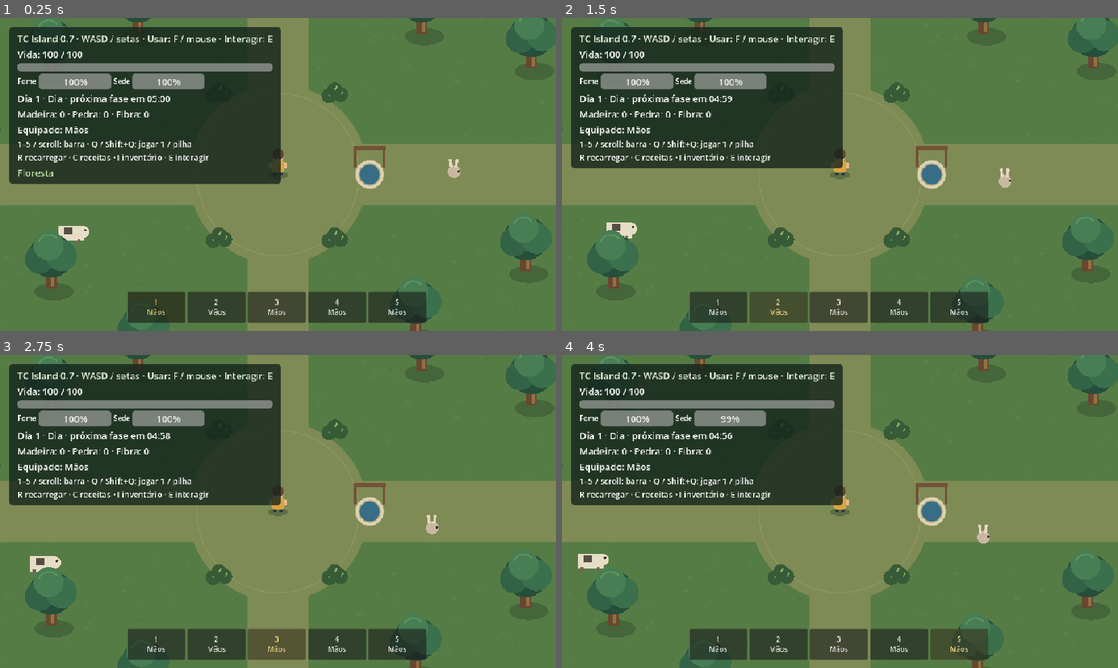
Above: before the commit, frames 1-4 (two rows, left to right).
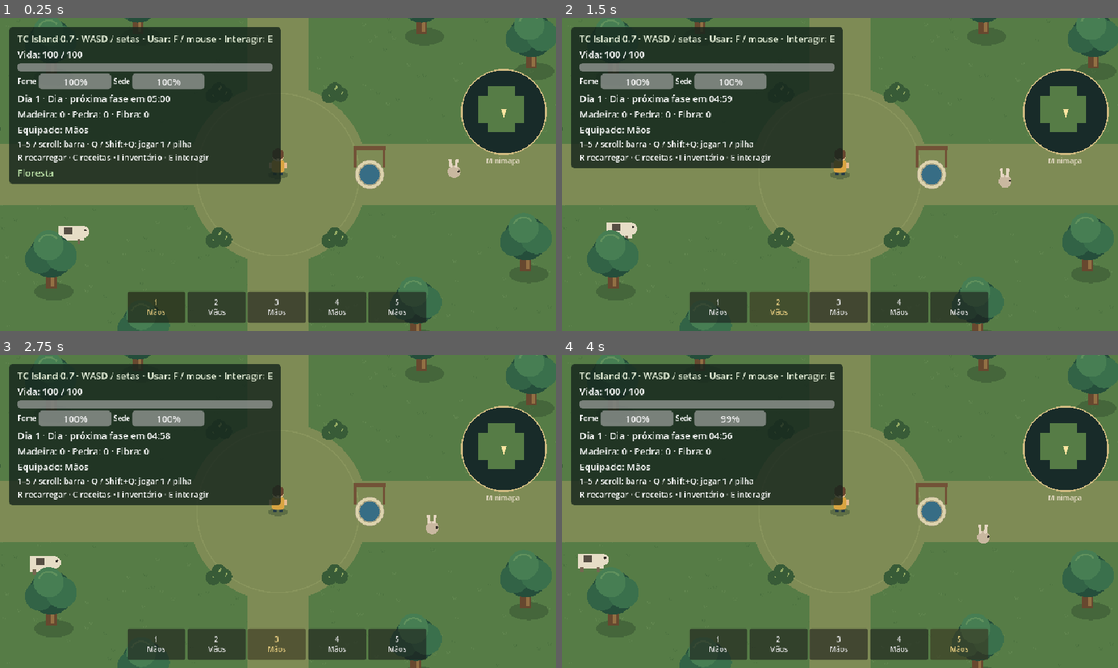
Above: after the commit, the same moments.

Repository: GustavoTc-Web/Tece-Island
Game: Godot game, scene res://scenes/world.tscn
The game is run twice, just before and just after one commit, with the same random seed, the same clock (stepped at 60 frames per second) and the same inputs. This scene is started directly instead of the project's main scene.
Inputs:
- Up to frame 1 (0.25 s): no input
- Up to frame 2 (1.5 s): click "1 Mãos" at 0.5 s; click "2 Mãos" at 1.25 s
- Up to frame 3 (2.75 s): click "3 Mãos" at 2 s
- Up to frame 4 (4 s): click "4 Mãos" at 2.75 s; click "5 Mãos" at 3.5 s

The runs differ from the first frame. In frame 1, 2.4% of the frame differs, in the area x 82-99%, y 16-48%; in frame 2, 2.4%; in frame 3, 2.4%; in frame 4, 2.4%.

Commit message:
feat: expandir mundo preservar coordenadas e adicionar minimapa

Diff:
--- a/scripts/animal_spawner.gd
+++ b/scripts/animal_spawner.gd
@@ -7,6 +7,7 @@
 @export var bird_attempt_interval := 60.0
 var bird_clock := 60.0
 var bird_attempts := 0
+var visited_regions := {}
 var player: CharacterBody2D
 var container: Node2D
 var clock := 120.0
@@ -93,9 +94,15 @@
 	var query := PhysicsShapeQueryParameters2D.new()
 	query.shape = shape
 	query.collision_mask = 7
-	for i in range(POINTS.size()):
-		var point: Vector2 = POINTS[next_point]
-		next_point = (next_point + 1) % POINTS.size()
+	var candidates: Array = POINTS.duplicate()
+	var region := WorldTerrain.region_at(player.global_position)
+	if region.get("id", "") in visited_regions and region.id not in ["forest", "fields", "swamp"]:
+		candidates = []
+		for i in range(8): candidates.append(player.global_position + Vector2.from_angle(i * TAU / 8) * 380)
+	for i in range(candidates.size()):
+		var point: Vector2 = candidates[next_point % candidates.size()]
+		next_point += 1
+		if not WorldTerrain.solid_ground(point) or WorldTerrain.region_at(point).get("kind", "") not in ["Floresta", "Campos", "Pântano"]: continue
 		if avoid_player and point.distance_to(player.global_position) < 250: continue
 		query.transform = Transform2D(0, point)
 		if not player.get_world_2d().direct_space_state.intersect_shape(query).is_empty(): continue
@@ -103,6 +110,18 @@
 		animal.kind = kind
 		animal.position = point
 		animal.player = player
+		animal.habitat = WorldTerrain.region_at(point).rect.grow(-24)
 		container.add_child(animal)
 		return animal
 	return null
+
+func ensure_local_animals() -> void:
+	var region := WorldTerrain.region_at(player.global_position)
+	if region.is_empty() or visited_regions.has(region.id): return
+	visited_regions[region.id] = true
+	if region.kind == "Aquático":
+		for kind in ["lambari", "tilapia"]:
+			for i in range(2): spawn_fish(kind, region)
+	elif region.kind in ["Floresta", "Campos", "Pântano"] and region not in WorldTerrain.ORIGINAL:
+		spawn("coelho")
+		spawn("vaca")
--- a/scripts/enemy_spawner.gd
+++ b/scripts/enemy_spawner.gd
@@ -48,9 +48,14 @@
 	var query := PhysicsShapeQueryParameters2D.new()
 	query.shape = shape
 	query.collision_mask = 7
-	for i in range(SPAWN_POINTS.size()):
-		var point: Vector2 = SPAWN_POINTS[next_point]
-		next_point = (next_point + 1) % SPAWN_POINTS.size()
+	var points: Array = SPAWN_POINTS.duplicate()
+	if player.terrain_enabled:
+		points = []
+		for i in range(12): points.append(player.global_position + Vector2.from_angle(i * TAU / 12) * 420)
+	for i in range(points.size()):
+		var point: Vector2 = points[next_point % points.size()]
+		next_point += 1
+		if player.terrain_enabled and not WorldTerrain.solid_ground(point, Vector2(36, 36)): continue
 		if point.distance_to(safe_center) < safe_radius + 40.0 or point.distance_to(player.global_position) < minimum_player_distance:
 			continue
 		query.transform = Transform2D(0.0, point)
--- /dev/null
+++ b/scripts/minimap.gd
@@ -0,0 +1,50 @@
+class_name IslandMinimap
+extends Control
+var player: CharacterBody2D
+var explored := {}
+var clock := 0.0
+const CENTER := Vector2(74, 74)
+const CELL := 128.0
+
+func _ready() -> void:
+	mouse_filter = Control.MOUSE_FILTER_IGNORE
+	set_anchors_and_offsets_preset(Control.PRESET_TOP_RIGHT)
+	offset_left = -164
+	offset_right = -16
+	offset_top = 88
+	offset_bottom = 236
+	custom_minimum_size = Vector2(148, 148)
+
+func reveal() -> void:
+	var origin := player.global_position.snapped(Vector2(CELL, CELL))
+	for x in range(-3, 4):
+		for y in range(-3, 4):
+			var point := origin + Vector2(x, y) * CELL
+			if point.distance_to(player.global_position) <= 350 and WorldTerrain.contains(point):
+				explored[SaveStore.key(point)] = true
+
+func _process(delta: float) -> void:
+	clock += delta
+	if clock < 0.2 or not is_instance_valid(player): return
+	clock = 0
+	reveal()
+	queue_redraw()
+
+func _draw() -> void:
+	if not is_instance_valid(player): return
+	draw_circle(CENTER, 73, Color("182b29"))
+	for x in range(-8, 9):
+		for y in range(-8, 9):
+			var offset := Vector2(x, y) * 8
+			if offset.length() > 66: continue
+			var point := player.global_position + offset * 8
+			if not explored.has(SaveStore.key(point.snapped(Vector2(CELL, CELL)))): continue
+			var region := WorldTerrain.region_at(point)
+			if region.is_empty(): continue
+			var color: Color = WorldTerrain.COLORS[region.kind]
+			if region.kind == "Aquático" and not WorldTerrain.is_water(point): color = Color("819b62")
+			draw_rect(Rect2(CENTER + offset - Vector2(4, 4), Vector2(8, 8)), color)
+	draw_arc(CENTER, 73, 0, TAU, 64, Color("d0bb81"), 2)
+	var direction: Vector2 = player.facing.normalized()
+	draw_colored_polygon(PackedVector2Array([CENTER + direction * 9, CENTER - direction * 5 + direction.orthogonal() * 5, CENTER - direction * 5 - direction.orthogonal() * 5]), Color("ffe5a1"))
+	draw_string(ThemeDB.fallback_font, Vector2(43, 163), "Minimapa", HORIZONTAL_ALIGNMENT_LEFT, -1, 12, Color("e0d7c0"))
--- a/scripts/world.gd
+++ b/scripts/world.gd
@@ -13,6 +13,9 @@
 var world_seed := 0
 var ruins: Node
 var current_biome := ""
+var minimap: IslandMinimap
+var activity_clock := 0.0
+var last_region := ""
 
 
 func _ready() -> void:
@@ -45,6 +48,9 @@
 	$WorldObjects/Player.show_equipment($Inventory.equipped_tool())
 	$HUD.panel_toggled.connect(_on_panel_toggled)
 	$HUD.initialize($Inventory)
+	minimap = IslandMinimap.new()
+	minimap.player = $WorldObjects/Player
+	$HUD.add_child(minimap)
 	$HUD.update_counts($Inventory.wood, $Inventory.stone)
 	$WorldObjects/Player.health_changed.connect($HUD.update_health)
 	$WorldObjects/Player.died.connect(_on_player_died)
@@ -96,9 +102,11 @@
 		add_obstacle(TREE, point)
 	# Uma linha de árvores perto do perímetro ajuda a mostrar o limite da floresta.
 	for x in range(80, 2304, 150):
+		if absf(x - 1152) < 100: continue
 		add_obstacle(TREE, Vector2(x, 105))
 		add_obstacle(TREE, Vector2(x, 1490))
 	for y in range(260, 1400, 160):
+		if absf(y - 768) < 100: continue
 		add_obstacle(TREE, Vector2(65, y))
 		add_obstacle(TREE, Vector2(2240, y))
 	for point in [
@@ -110,6 +118,7 @@
 	for point in [Vector2(1050, 640), Vector2(1250, 640), Vector2(1050, 890), Vector2(1250, 890), Vector2(650, 700), Vector2(1660, 850), Vector2(1100, 450), Vector2(1200, 1120)]:
 		add_obstacle(BUSH, point)
 	$Biomes.initialize(self)
+	terrain.initialize_resources(self)
 	$Exploration.player = $WorldObjects/Player
 	$Exploration.random_seed = world_seed
 	$Exploration.container = $WorldObjects
@@ -145,6 +154,14 @@
 		$DayNight.local_darkness = dark
 		$DayNight.refresh()
 	var biome: String = WorldTerrain.region_at($WorldObjects/Player.global_position).get("kind", "")
+	var region_id: String = WorldTerrain.region_at($WorldObjects/Player.global_position).get("id", "")
+	activity_clock += _delta
+	if activity_clock >= 0.5 or last_region != region_id:
+		activity_clock = 0
+		update_activity()
+		if last_region != region_id:
+			$Animals.ensure_local_animals()
+		last_region = region_id
 	if biome != current_biome:
 		current_biome = biome
 		$HUD.show_message(biome + (" · escuridão permanente; dormir bloqueado" if dark else ""))
@@ -157,6 +174,31 @@
 	if $Inventory.cooking_available != available:
 		$Inventory.cooking_available = available
 		$Inventory.changed.emit($Inventory.wood, $Inventory.stone)
+
+func update_activity() -> void:
+	for node in $WorldObjects.get_children():
+		if node.is_queued_for_deletion() or not (node is ForestCreature or node is NeutralAnimal or node is HarvestResource or node is PlacedStructure): continue
+		var distance: float = node.global_position.distance_to($WorldObjects/Player.global_position)
+		if node is ForestCreature and node.fading:
+			node.set_process(true)
+			continue
+		if node is ForestCreature and node.origin == "noturno" and distance > 1800:
+			node.remove_from_group("enemies")
+			node.queue_free()
+			continue
+		if node is NeutralAnimal and not node.is_fish() and distance > 2200:
+			node.remove_from_group("animals")
+			node.queue_free()
+			continue
+		var active := distance <= 1600
+		if bool(node.get_meta("activity_active", true)) == active: continue
+		node.set_meta("activity_active", active)
+		node.visible = active
+		node.set_process(active)
+		if node is ForestCreature or node is NeutralAnimal:
+			node.set_physics_process(active)
+			if not node.has_meta("activity_layer"): node.set_meta("activity_layer", node.collision_layer)
+			node.collision_layer = int(node.get_meta("activity_layer")) if active else 0
 
 
 func _on_panel_toggled(open: bool) -> void:
--- a/scripts/world_progress.gd
+++ b/scripts/world_progress.gd
@@ -13,6 +13,7 @@
 	result.player.poison = player.poison_remaining
 	result.player.poison_tick = player.poison_tick
 	result.world_seed = world.world_seed
+	result.explored = world.minimap.explored.duplicate(true)
 	result.generated_regions = []
 	for region in WorldTerrain.regions(): result.generated_regions.append(region.id)
 	for node in world.get_node("WorldObjects").get_children():
@@ -42,7 +43,7 @@
 	for field in ["structures", "drops", "wells"]:
 		if data.has(field) and not data[field] is Array:
 			writable = false
-	for field in ["resources", "loot", "player"]:
+	for field in ["resources", "loot", "player", "explored"]:
 		if data.has(field) and not data[field] is Dictionary:
 			writable = false
 	if not writable:
@@ -73,6 +74,7 @@
 		world.get_node("HUD").show_message("Progresso incompatível: o save original foi preservado.")
 		return
 	world.get_node("Inventory").restore_state(data.inventory)
+	world.minimap.explored = data.get("explored", {}).duplicate(true)
 	var player: CharacterBody2D = world.get_node("WorldObjects/Player")
 	var player_state: Dictionary = data.get("player", {})
 	player.position = SaveStore.vector(player_state.get("position"), player.position)
--- a/scripts/world_terrain.gd
+++ b/scripts/world_terrain.gd
@@ -12,13 +12,22 @@
 const RUINS := [
 	{"id": "ruins_w", "kind": "Ruínas Escuras", "rect": Rect2(-3072, 0, 1536, 1536)},
 	{"id": "ruins_s", "kind": "Ruínas Escuras", "rect": Rect2(-1536, 1536, 1536, 1536)}]
+const NEW_LAND := [
+	{"id": "forest_n", "kind": "Floresta", "rect": Rect2(-1536, -1536, 1536, 1536)},
+	{"id": "swamp_n", "kind": "Pântano", "rect": Rect2(0, -1536, 2304, 1536)},
+	{"id": "fields_n", "kind": "Campos", "rect": Rect2(2304, -1536, 1536, 1536)},
+	{"id": "desert_n", "kind": "Deserto", "rect": Rect2(3840, -1536, 1536, 1536)},
+	{"id": "forest_s", "kind": "Floresta", "rect": Rect2(0, 1536, 2304, 1536)},
+	{"id": "swamp_s", "kind": "Pântano", "rect": Rect2(2304, 1536, 1536, 1536)},
+	{"id": "fields_s", "kind": "Campos", "rect": Rect2(3840, 1536, 1536, 1536)},
+	{"id": "desert_s", "kind": "Deserto", "rect": Rect2(5376, 1536, 1536, 1536)}]
 const PONDS := [Rect2(2450, 400, 130, 85), Rect2(3390, 250, 180, 100), Rect2(2770, 1250, 170, 90), Rect2(3500, 940, 160, 70)]
 const COLORS := {"Floresta": Color("567c46"), "Pântano": Color("40574b"), "Campos": Color("ad9b5c"), "Deserto": Color("dec487"), "Aquático": Color("366e86"), "Ruínas Escuras": Color("494755")}
 const BOUNDS := Rect2(-3072, -1536, 9984, 4608)
 const SWIM_SPEED := 0.60
 
 static func regions() -> Array:
-	return ORIGINAL + AQUATIC + RUINS
+	return ORIGINAL + AQUATIC + RUINS + NEW_LAND
 
 static func is_dark(point: Vector2) -> bool:
 	return region_at(point).get("kind", "") == "Ruínas Escuras"
@@ -79,6 +88,19 @@
 	body.add_child(collision)
 	add_child(body)
 
+func initialize_resources(world: Node2D) -> void:
+	for region in NEW_LAND:
+		var rect: Rect2 = region.rect
+		var tree_count: int = {"Floresta": 12, "Pântano": 8, "Campos": 4, "Deserto": 0}[region.kind]
+		for i in range(tree_count):
+			var point := rect.position + Vector2(rect.size.x * (0.12 + (i % 4) * 0.24), rect.size.y * (0.14 + (i / 4) * 0.3))
+			if absf(point.x - rect.get_center().x) < 90 or absf(point.y - rect.get_center().y) < 90: continue
+			world.add_obstacle(world.TREE, point)
+			if region.kind == "Pântano": world.get_node("WorldObjects").get_child(-1).modulate = Color(0.7, 0.85, 0.8)
+		for i in range(4):
+			world.add_obstacle(world.ROCK, rect.position + Vector2(rect.size.x * (0.18 + i * 0.22), rect.size.y * 0.86))
+			world.add_obstacle(world.BUSH, rect.position + Vector2(rect.size.x * (0.18 + i * 0.22), rect.size.y * 0.64))
+
 func _draw() -> void:
 	for region in regions():
 		if region in ORIGINAL: continue
@@ -88,6 +110,13 @@
 			for i in range(110):
 				var point := rect.position + Vector2(40 + posmod(i * 163, int(rect.size.x) - 80), 40 + posmod(i * 227, int(rect.size.y) - 80))
 				draw_rect(Rect2(point, Vector2(10, 5)), Color("686271"))
+		if region in NEW_LAND:
+			var trail: Color = COLORS[region.kind].lightened(0.12)
+			draw_line(Vector2(rect.get_center().x, rect.position.y), Vector2(rect.get_center().x, rect.end.y), trail, 104)
+			draw_line(Vector2(rect.position.x, rect.get_center().y), Vector2(rect.end.x, rect.get_center().y), trail, 104)
+			for i in range(160):
+				var point := rect.position + Vector2(40 + posmod(i * 179, int(rect.size.x) - 80), 40 + posmod(i * 137, int(rect.size.y) - 80))
+				draw_line(point, point + Vector2(3, -6), COLORS[region.kind].lightened(0.06), 2)
 		if region.kind == "Aquático":
 			var land := Color("819b62")
 			draw_rect(rect, land, false, 28)
--- a/tests/browser_fixture.gd
+++ b/tests/browser_fixture.gd
@@ -106,6 +106,9 @@
 		data.capacity = inv.capacity
 		data.swimming = player.swimming
 		data.dark = world.get_node("DayNight").local_darkness
+		data.minimap = rect(world.minimap)
+		data.explored = world.minimap.explored.size()
+		data.region = WorldTerrain.region_at(player.global_position).get("id", "")
 		data.temples = []
 		for temple in world.ruins.temples: data.temples.append([temple.position.x, temple.position.y])
 		data.player_screen = [player.get_global_transform_with_canvas().origin.x, player.get_global_transform_with_canvas().origin.y]
--- /dev/null
+++ b/tests/validate_expansion.gd
@@ -0,0 +1,76 @@
+extends SceneTree
+var checks := 0
+var failures := 0
+func _initialize() -> void: call_deferred("run")
+func check(value: bool, label: String) -> void:
+	checks += 1
+	if not value: failures += 1
+	print("PASS: " if value else "FAIL: ", label)
+func step(frames: int = 3) -> void:
+	for i in range(frames): await physics_frame
+func run() -> void:
+	root.size = Vector2i(960, 540)
+	var regions := WorldTerrain.regions()
+	check(regions.size() == 16, "Quatro regiões preservadas mais doze novas")
+	var kinds := {}
+	var ids := {}
+	for region in regions:
+		kinds[region.kind] = int(kinds.get(region.kind, 0)) + 1
+		ids[region.id] = true
+	check(kinds.Floresta == 3 and kinds["Pântano"] == 3 and kinds.Campos == 3 and kinds.Deserto == 3 and kinds["Aquático"] == 2 and kinds["Ruínas Escuras"] == 2, "Duas novas regiões de cada tipo existente e duas de cada tipo novo")
+	check(ids.size() == 16, "IDs de regiões únicos para persistência")
+	var overlap := false
+	for a in regions:
+		for b in regions:
+			if a.id != b.id and a.rect.intersects(b.rect): overlap = true
+	check(not overlap, "Regiões não se sobrepõem")
+	var reachable := {"forest": true}
+	for pass_index in range(16):
+		for a in regions:
+			if not reachable.has(a.id): continue
+			for b in regions:
+				if a.id == b.id: continue
+				if a.rect.grow(1).intersects(b.rect) and (a.rect.position.x == b.rect.end.x or a.rect.end.x == b.rect.position.x or a.rect.position.y == b.rect.end.y or a.rect.end.y == b.rect.position.y): reachable[b.id] = true
+	check(reachable.size() == 16, "Todas as regiões conectadas à floresta original")
+	var world: Node2D = load("res://scenes/world.tscn").instantiate()
+	root.add_child(world)
+	await step()
+	var player: CharacterBody2D = world.get_node("WorldObjects/Player")
+	player.set_physics_process(false)
+	var camera: Camera2D = player.get_node("Camera2D")
+	check(camera.limit_left == -3072 and camera.limit_top == -1536 and camera.limit_right == 6912 and camera.limit_bottom == 3072, "Câmera cobre norte, sul e oeste sem deslocar leste")
+	check(world.terrain.get_child_count() < 40, "Bordas físicas agrupadas após expansão")
+	var invalid_resources := 0
+	var new_resources := 0
+	for resource in get_nodes_in_group("harvest_resources"):
+		if not WorldTerrain.solid_ground(resource.position): invalid_resources += 1
+		if WorldTerrain.region_at(resource.position).get("id", "") not in ["forest", "swamp", "fields", "desert"]: new_resources += 1
+	check(invalid_resources == 0 and new_resources >= 64, "Recursos novos em solo válido")
+	var minimap: IslandMinimap = world.minimap
+	minimap.reveal()
+	check(minimap.explored.size() > 0 and minimap.mouse_filter == Control.MOUSE_FILTER_IGNORE, "Minimapa revela entorno sem interceptar comandos")
+	var rect := minimap.get_global_rect()
+	check(rect.position.x >= 700 and rect.position.y > 68 and rect.end.y < 396, "Minimapa evita saída e controles de toque")
+	var explored := minimap.explored.size()
+	player.position = Vector2(1152, 2304)
+	await step()
+	minimap.reveal()
+	check(minimap.explored.size() > explored, "Exploração cresce ao visitar região nova")
+	var sleeping := 0
+	for node in world.get_node("WorldObjects").get_children():
+		if node is ForestCreature and not node.is_physics_processing(): sleeping += 1
+	check(sleeping >= 4, "Guardiões distantes têm IA desativada")
+	player.position = Vector2(-2304, 768)
+	await step()
+	var awake := 0
+	for guard in world.ruins.guardians:
+		if guard.is_physics_processing(): awake += 1
+	check(awake > 0, "Guardiões reativam perto do jogador")
+	var progress := WorldProgress.new()
+	progress.world = world
+	var state := progress.capture()
+	check(state.generated_regions.size() == 16 and state.explored == minimap.explored, "Save conserva regiões e exploração do minimapa")
+	world.queue_free()
+	await process_frame
+	print("%d verificações, %d falhas" % [checks, failures])
+	quit(1 if failures else 0)
Not shown, added: scripts/minimap.gd.uid
Not shown, added: tests/validate_ruins.gd.uid
Not shown, changed: docs/PROGRESSO.md
Not shown, added: tools/expansion-validation.mjs
